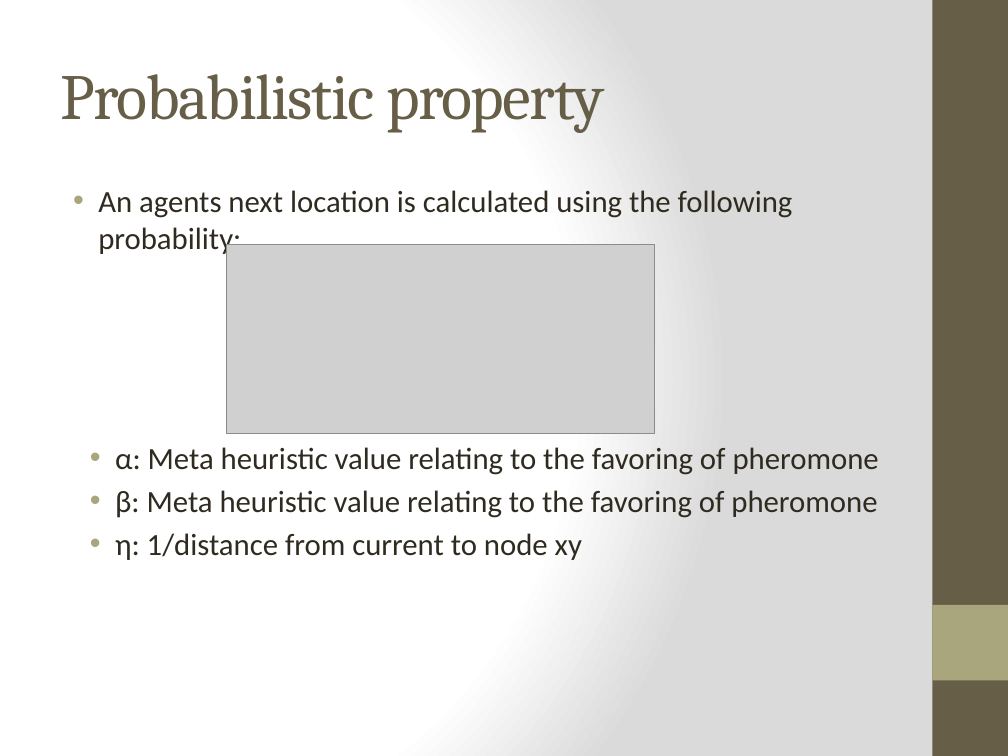
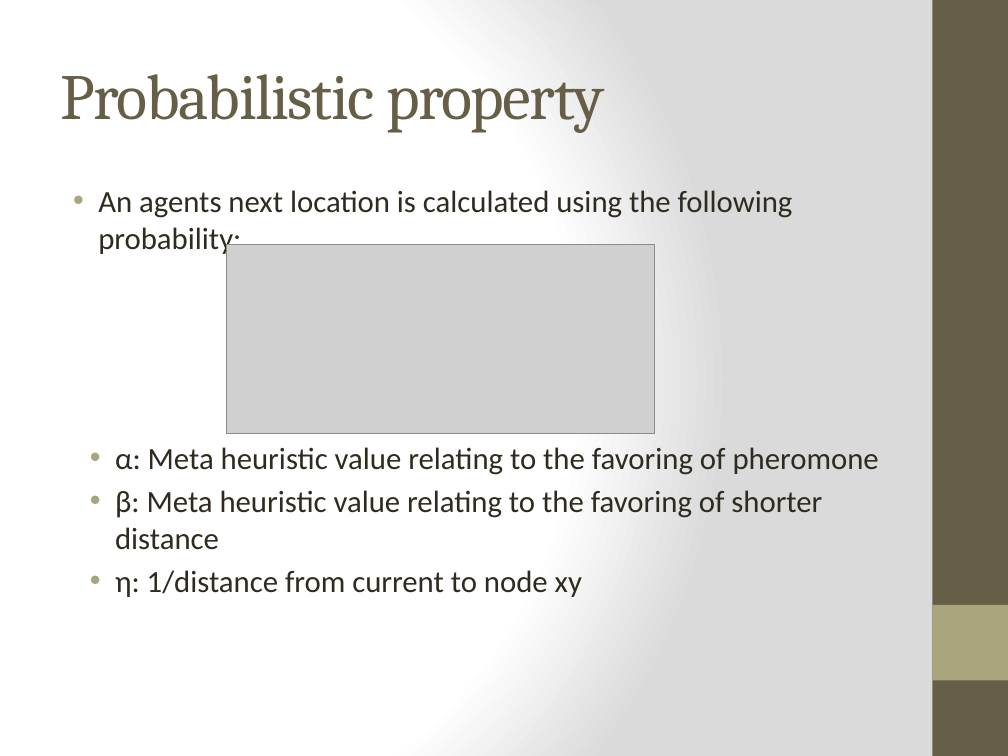
Before and after one commit to cedw93/ACO-DISS-TSP, a slide deck: slide 6 of mid term demo/ACO-mid-term-presentation.pptx (slide 4 before the commit). Drawn at 1008x756 pixels with LibreOffice and Linux fonts; fonts in the diff are those of the drawing; grey boxes stand for pictures. Boxes give left, top, right and bottom in pixels: in the first picture for what was removed or moved away, otherwise in the second. Text is boxed around its words. In the diff, an @@ line names an element or a change of style, - is before the commit and + after.

Commit message:
Updated presentation

```diff
--- a/mid term demo/ACO-mid-term-presentation.pptx
+++ b/mid term demo/ACO-mid-term-presentation.pptx
@@ text at [115,490,822,550]: text changed @@
-• β: Meta heuristic value relating to the favoring of pheromone
+• β: Meta heuristic value relating to the favoring of shorter distance
```
Also in this commit, not shown: 2 slides added, 1 other file.
